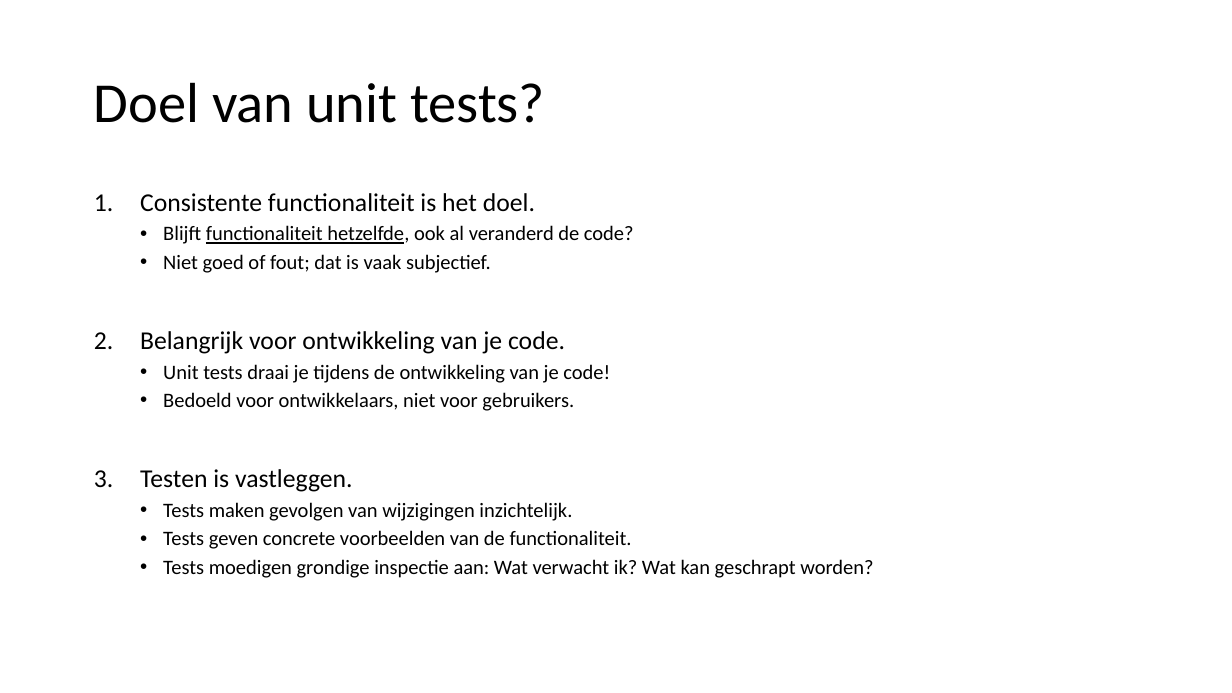
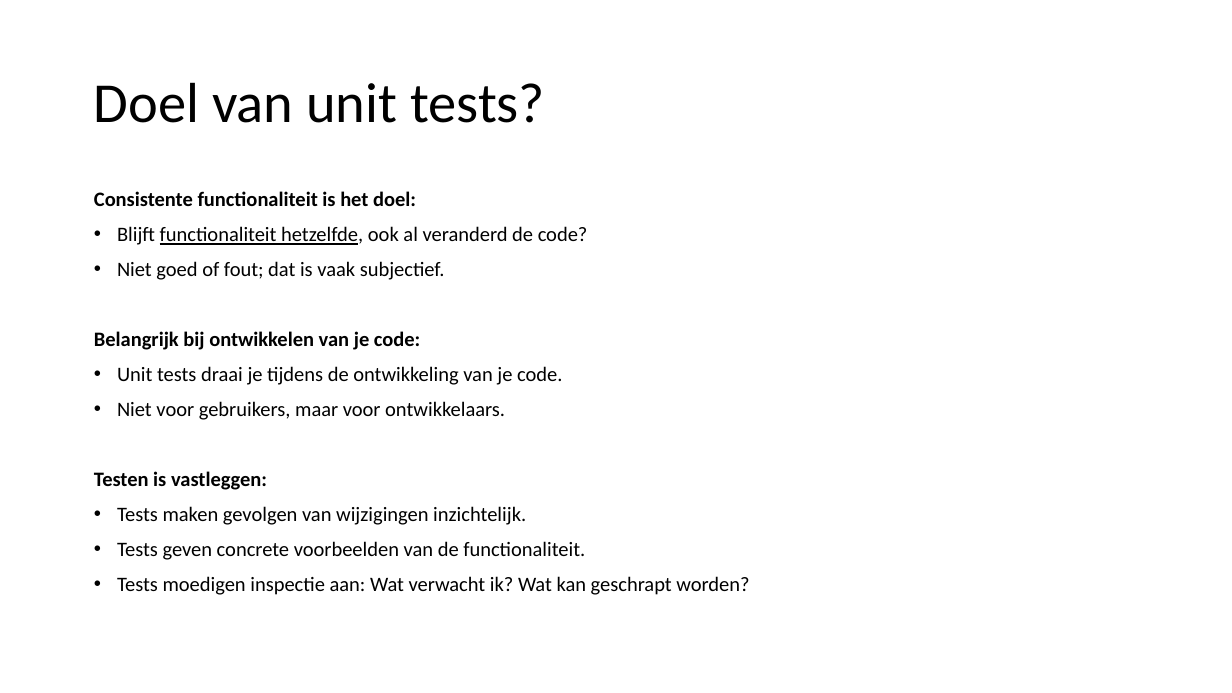
Before and after one commit to LFKoning/knowledge-sharing, a slide deck: slide 50 of python_course_4p/3_production_code/3_production_code.pptx (slide 49 before the commit). Drawn at 1232x693 pixels with LibreOffice and Linux fonts; fonts in the diff are those of the drawing. Boxes give left, top, right and bottom in pixels: in the first picture for what was removed or moved away, otherwise in the second. Text is boxed around its words. In the diff, an @@ line names an element or a change of style, - is before the commit and + after.

```diff
--- a/python_course_4p/3_production_code/3_production_code.pptx
+++ b/python_course_4p/3_production_code/3_production_code.pptx
@@ text at (94, 191, 416, 206): text changed; size 20 to 16 pt; bold on @@
-1. Consistente functionaliteit is het doel.
+Consistente functionaliteit is het doel:
@@ text at (117, 226, 588, 560): list level 2 to 1 in "Blijft functionaliteit hetzelfde, ook al ..."; list level 2 to 1 in "Niet goed of fout; dat ..."; list level 2 to 1 in "Tests maken gevolgen van wijzigingen ..."; list level 2 to 1 in "Tests geven concrete voorbeelden van ..." @@
@@ text at (94, 331, 562, 490): text changed @@
-2. Belangrijk voor ontwikkeling van je code.
-  • Unit tests draai je tijdens de ontwikkeling van je code!
-  • Bedoeld voor ontwikkelaars, niet voor gebruikers.
-3. Testen is vastleggen.
+Belangrijk bij ontwikkelen van je code:
+• Unit tests draai je tijdens de ontwikkeling van je code.
+• Niet voor gebruikers, maar voor ontwikkelaars.
+Testen is vastleggen:
@@ text at (117, 576, 749, 595): text changed @@
-  • Tests moedigen grondige inspectie aan: Wat verwacht ik? Wat kan geschrapt worden?
+• Tests moedigen inspectie aan: Wat verwacht ik? Wat kan geschrapt worden?
```
Also in this commit, not shown: 35 other slides changed, 3 slides added, 3 slides removed, 26 other files.
